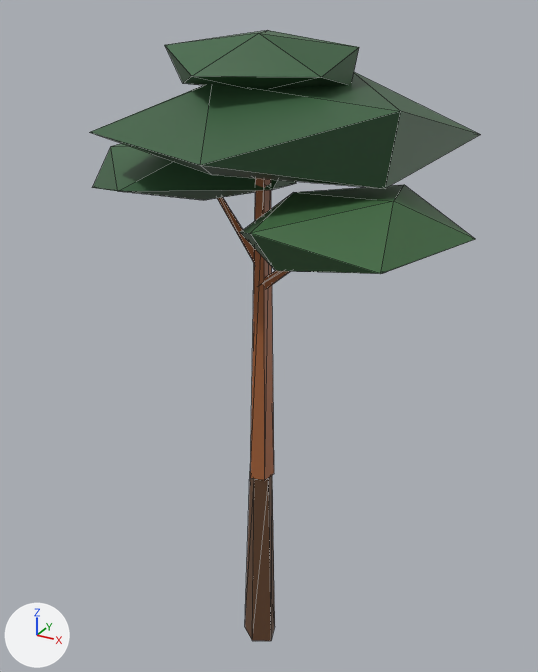
Before and after pictures for a commit that changed the glTF model src/assets/models/scots_pine.glb.
The view is the same before and after, from a 50 mm camera at (5.78, -10.16, 11.77) aimed at (0.03, 0.3, 6.54). Lighting does not change. The marker at lower left points along +X, +Y and +Z. The older version comes first. Mesh edges are drawn as thin lines. Vertices at exactly the same position are counted once.

The first picture shows 'scots_pine'.
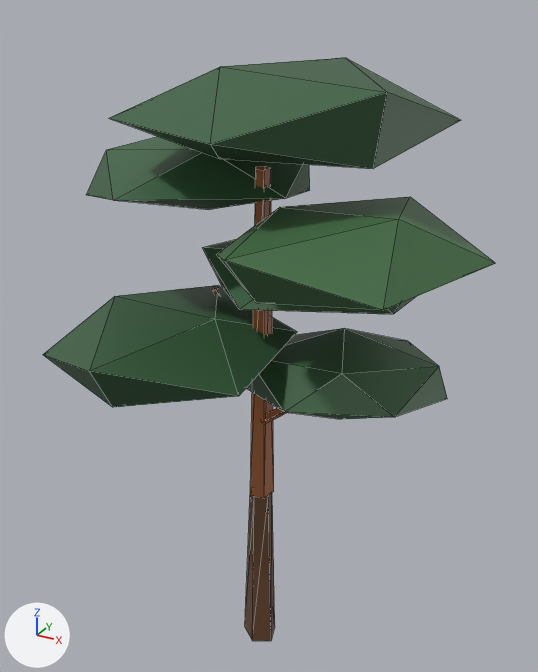
Pixel boxes [x1, y1, x2, y2] of what changed, in the pictures (538 x 672 px; the box of a moved part takes in the faces that stretch with it):
'scots_pine', reshaped (16% wider): before [90, 30, 481, 641]; after [43, 58, 496, 641]
part 1 of me_scots_pine, moved or reshaped: before [90, 72, 481, 189]; after [109, 58, 461, 169]
part 2 of me_scots_pine, moved or reshaped: before [92, 144, 296, 200]; after [86, 137, 310, 209]
part 3 of me_scots_pine, moved or reshaped: before [240, 184, 475, 274]; after [216, 197, 496, 310]
part 4 of me_scots_pine, moved or reshaped: before [165, 30, 359, 89]; after [202, 240, 415, 314]
part 5 of me_scots_pine, moved or reshaped: before [217, 197, 254, 262]; after [212, 288, 219, 294]
part 6 of me_scots_pine, added (mostly hidden): after [261, 408, 287, 423]
part 7 of me_scots_pine, deleted (mostly hidden): before [260, 271, 290, 289]
part 8 of me_scots_pine, moved or reshaped: before [245, 178, 275, 641]; after [245, 166, 275, 641]
part 9 of me_scots_pine, added (green): after [43, 285, 447, 419]

The change in detail:
me_scots_pine is used by ob_scots_pine; location (0.0, 0.0, 0.0).
me_scots_pine had 84 vertices, 116 faces and spanned x -2.96..3.59, y -2.89..2.47, z -0.01..11.48.
me_scots_pine now has 108 vertices, 156 faces and spans x -3.08..3.81, y -3.29..3.47, z -0.01..11.11.
me_scots_pine part 1: the loose piece of 12 vertices spanning x -1.98..3.13, y -2.86..2.47, z 9.58..10.92 is scaled about its middle by (0.895, 0.895, 0.984), then moved by (0.0, -0.01, 0.2).
me_scots_pine part 2: the loose piece of 12 vertices spanning x -2.96..0.5, y -1.64..2.29, z 8.87..9.95 is scaled about its middle by 1.1, then moved by (0.05, 0.05, -0.09).
me_scots_pine part 3: the loose piece of 12 vertices spanning x 0.71..3.59, y -2.89..0.42, z 8.64..9.6 is scaled about its middle by 1.23, then moved by (-0.11, 0.2, -0.37).
me_scots_pine part 4: the loose piece of 12 vertices spanning x -0.76..1.69, y -2.04..0.94, z 10.68..11.48 is scaled about its middle by 1.48, then moved by (0.08, 1.81, -3.46).
me_scots_pine part 5: the loose piece of 8 vertices spanning x -1.09..0.29, y -0.4..0.33, z 7.93..9.14 is scaled about its middle by (1, 1, 1.09), then moved by (-0.02, 0.03, -1.95).
me_scots_pine part 6: the loose piece of 8 vertices spanning x -1.09..0.29, y -0.4..0.33, z 7.93..9.14 is copied, and the copy is multiplied about its middle by the matrix ((-0.638, 0.658, 0.07), (-0.658, -0.641, 0.027), (0.068, -0.031, 0.916)), then moved by (1.24, 0.0, -2.9); it spans x 0.17..1.54, y -0.37..0.26, z 5.12..6.14.
me_scots_pine part 7: the loose piece of 8 vertices spanning x 0.2..1.66, y -1.16..-0.24, z 7.63..8.84 is deleted.
Part 8, on me_scots_pine:
10 vertices are removed from x -0.09..0.33, y -0.39..0.07, z 3.98..4.01.
20 faces are deleted.
10 vertices are added at x -0.1..0.32, y -0.37..0.09, z 3.58..3.61.
20 new faces join them.
Part 9, on me_scots_pine:
24 vertices are added at x -2.61..3.06, y -3.29..2.43, z 5.67..7.39.
40 new faces join them.
